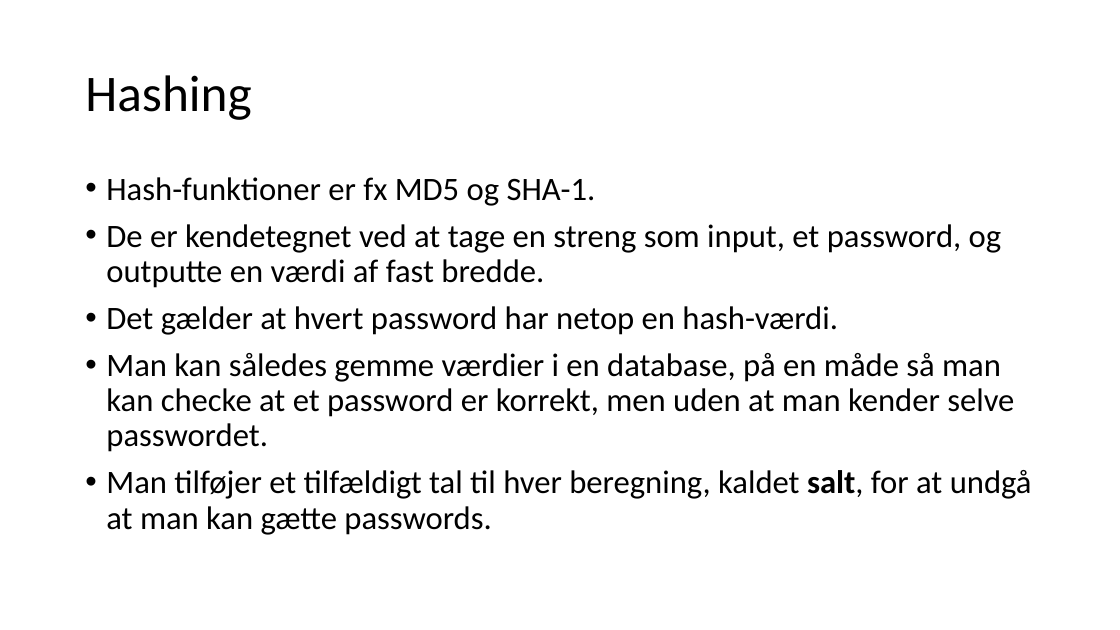
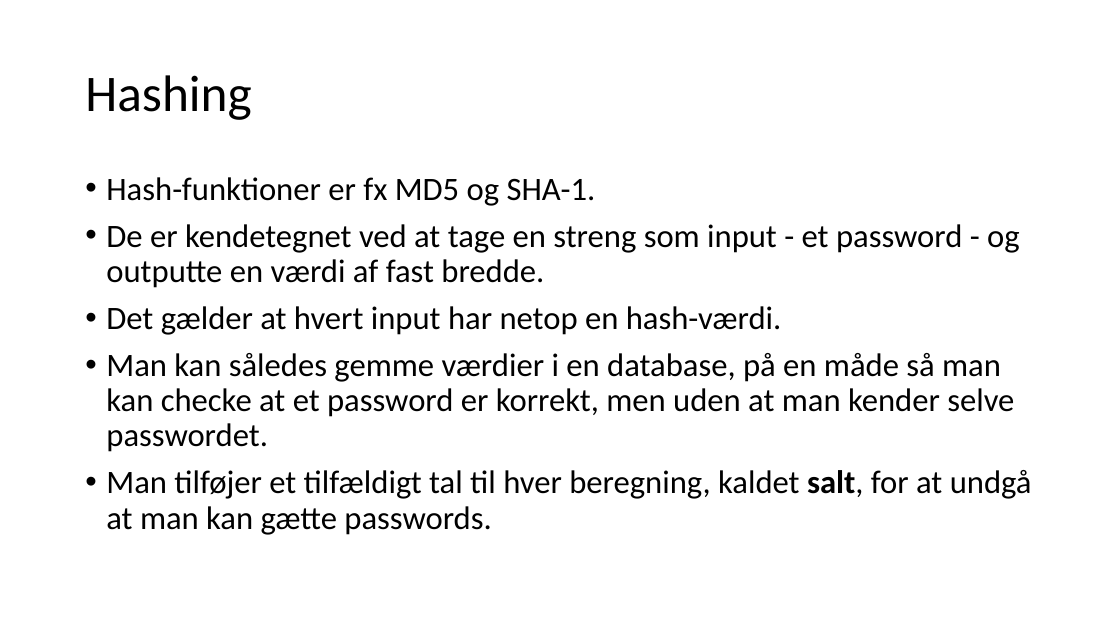
Before and after one commit to philipkaare/presentations, a slide deck: slide 26 of KU/IT-sikkerhed.pptx. Drawn at 1120x630 pixels with LibreOffice and Linux fonts; fonts in the diff are those of the drawing. Boxes give left, top, right and bottom in pixels: in the first picture for what was removed or moved away, otherwise in the second. Text is boxed around its words. In the diff, an @@ line names an element or a change of style, - is before the commit and + after.

```diff
--- a/KU/IT-sikkerhed.pptx
+++ b/KU/IT-sikkerhed.pptx
@@ text at (106, 224, 1020, 335): text changed @@
-• De er kendetegnet ved at tage en streng som input, et password, og outputte en værdi af fast bredde.
-• Det gælder at hvert password har netop en hash-værdi.
+• De er kendetegnet ved at tage en streng som input - et password - og outputte en værdi af fast bredde.
+• Det gælder at hvert input har netop en hash-værdi.
```
Also in this commit, not shown: 4 other slides changed, 3 other files.
